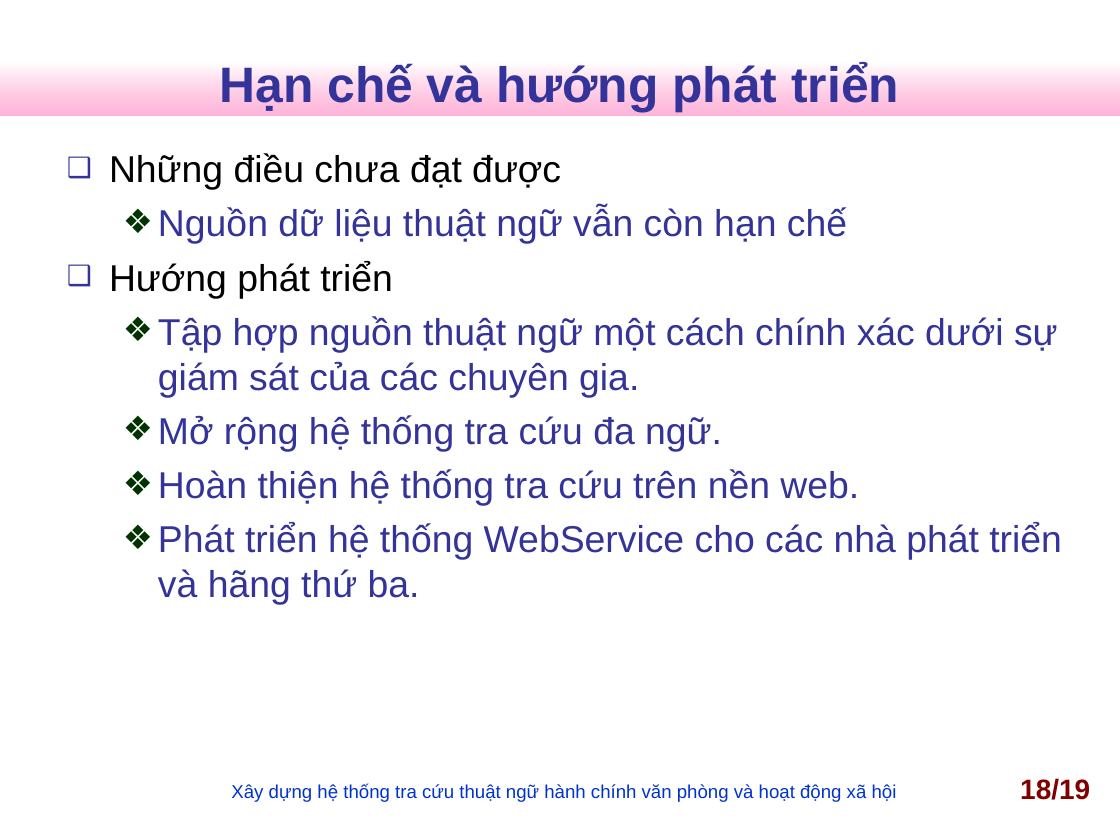
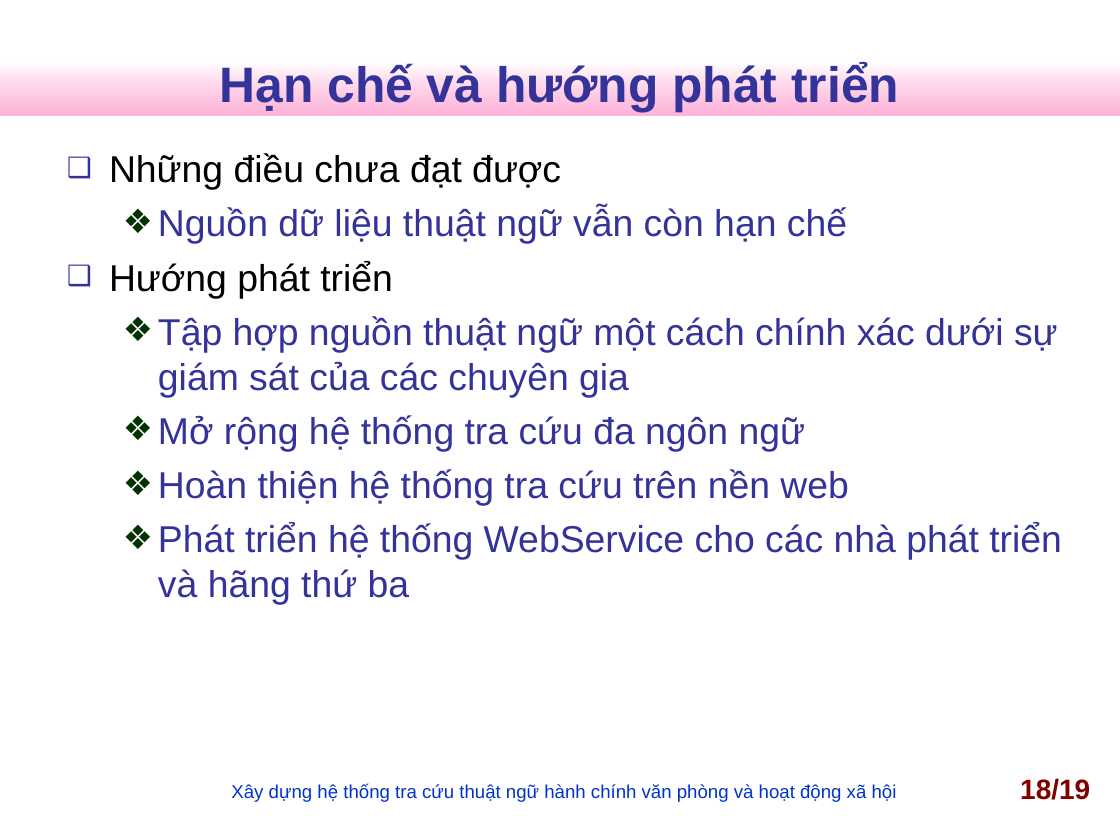
Before and after one commit to nguyentk90/tra-cuu-thuat-ngu-hanh-chinh, a slide deck: slide 18 of Documents/slideN2013.ppt. Drawn at 1120x840 pixels with LibreOffice and Linux fonts; fonts in the diff are those of the drawing; background and template pictures are left out. Boxes give left, top, right and bottom in pixels: in the first picture for what was removed or moved away, otherwise in the second. Text is boxed around its words. In the diff, an @@ line names an element or a change of style, - is before the commit and + after.

```diff
--- a/Documents/slideN2013.ppt
+++ b/Documents/slideN2013.ppt
@@ text at (x1=158, y1=316, x2=1062, y2=605): text changed @@
-  ❖ Tập hợp nguồn thuật ngữ một cách chính xác dưới sự giám sát của các chuyên gia.
-  ❖ Mở rộng hệ thống tra cứu đa ngữ.
-  ❖ Hoàn thiện hệ thống tra cứu trên nền web.
-  ❖ Phát triển hệ thống WebService cho các nhà phát triển và hãng thứ ba.
+  ❖ Tập hợp nguồn thuật ngữ một cách chính xác dưới sự giám sát của các chuyên gia
+  ❖ Mở rộng hệ thống tra cứu đa ngôn ngữ
+  ❖ Hoàn thiện hệ thống tra cứu trên nền web
+  ❖ Phát triển hệ thống WebService cho các nhà phát triển và hãng thứ ba
```
Also in this commit, not shown: 4 other slides changed, 1 slide added, 2 other files.
